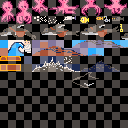
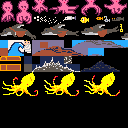
The second w=128, h=128 image is a revision of the first. Changes to its layers:
hid "Grid" over <box>0,0,128,128</box>
painted on "Background" over <box>2,72,120,96</box>
